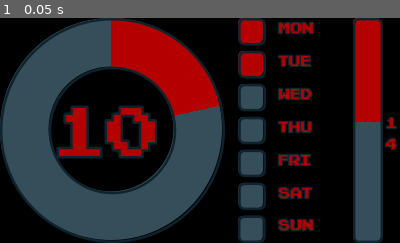
Above: before the commit, frame 1.
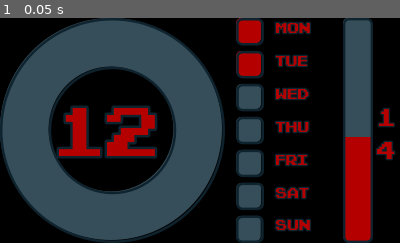
Above: after the commit, the same moment.

Repository: TravisLeeWolf/productivity-helper
Game: Godot game, scene res://main.tscn
Same seed, same stepped clock (60 frames per second), same inputs: the game is played once before the commit and once after it.
Inputs:
- Up to frame 1 (0.05 s): no input

The runs differ from the first frame. In frame 1, 22% of the frame differs, in the area x 26-100%, y 0-100%.

Commit message:
minor function updates

Diff:
--- a/godot_4/main.gd
+++ b/godot_4/main.gd
@@ -5,8 +5,7 @@
 func _ready():
 	today = get_date()
 	update_time()
-	update_week()
-	update_month()
+	update_date()
 
 func get_date() -> Dictionary:
 	return Time.get_date_dict_from_system()
@@ -29,6 +28,10 @@
 	$Grid/MonthBar.value = day
 	$Grid/Days.text = str(day)
 
+func update_date() -> void:
+	update_week()
+	update_month()
+
 func get_time() -> Dictionary:
 	return Time.get_time_dict_from_system()
 
@@ -37,8 +40,12 @@
 	var hour = get_time().hour
 	if hour > 12:
 		hour = hour - 12
-	$Grid/MinuteBar.value = minute
-	$Grid/MinuteBar/HourText.text = str(hour)
+	elif hour == 0:
+		$Grid/MinuteBar/HourText.text = "12"
+		update_date()
+	else:
+		$Grid/MinuteBar.value = minute
+		$Grid/MinuteBar/HourText.text = str(hour)
 
 func _on_timer_timeout():
 	update_time()
--- a/godot_4/main.tscn
+++ b/godot_4/main.tscn
@@ -131,17 +131,18 @@
 size_flags_horizontal = 10
 size_flags_vertical = 2
 max_value = 30.0
-fill_mode = 2
+fill_mode = 3
 texture_under = ExtResource("8_elgmi")
 texture_over = ExtResource("9_haa34")
 texture_progress = ExtResource("10_c07ke")
 tint_progress = Color(0.709804, 0, 0, 1)
 
 [node name="Days" type="Label" parent="Grid"]
-custom_minimum_size = Vector2(15, 1)
+custom_minimum_size = Vector2(25, 0)
 layout_mode = 2
 size_flags_horizontal = 0
 theme = ExtResource("9_pbjrt")
+theme_override_font_sizes/font_size = 25
 text = "25"
 horizontal_alignment = 1
 vertical_alignment = 1
